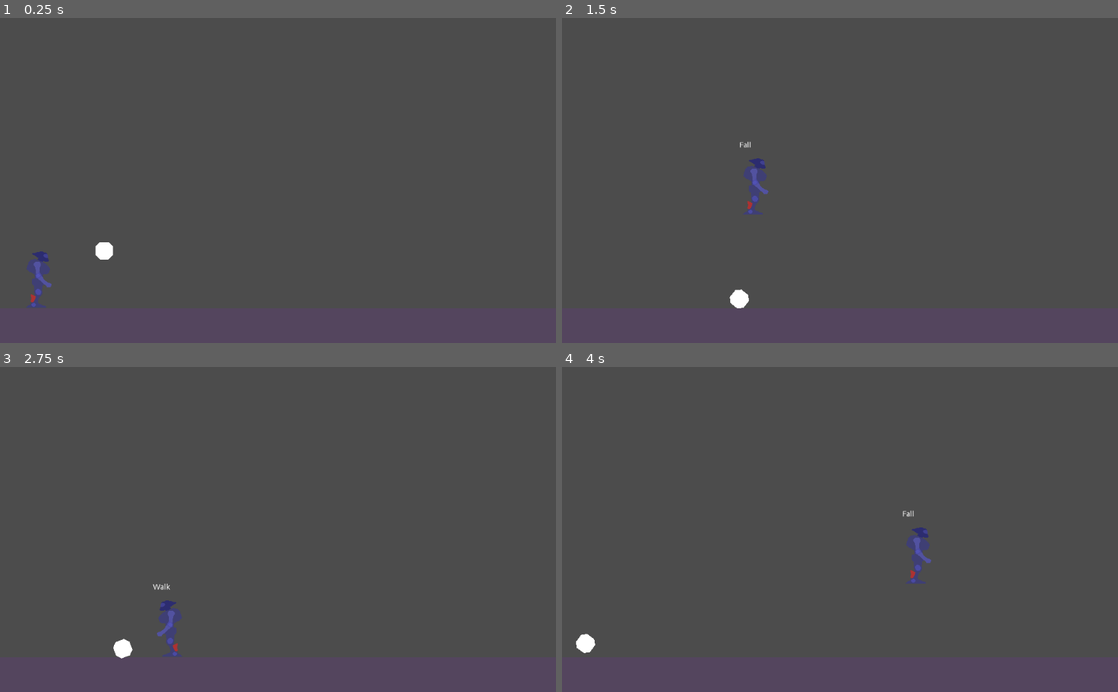
Above: before the commit, frames 1-4 (two rows, left to right).
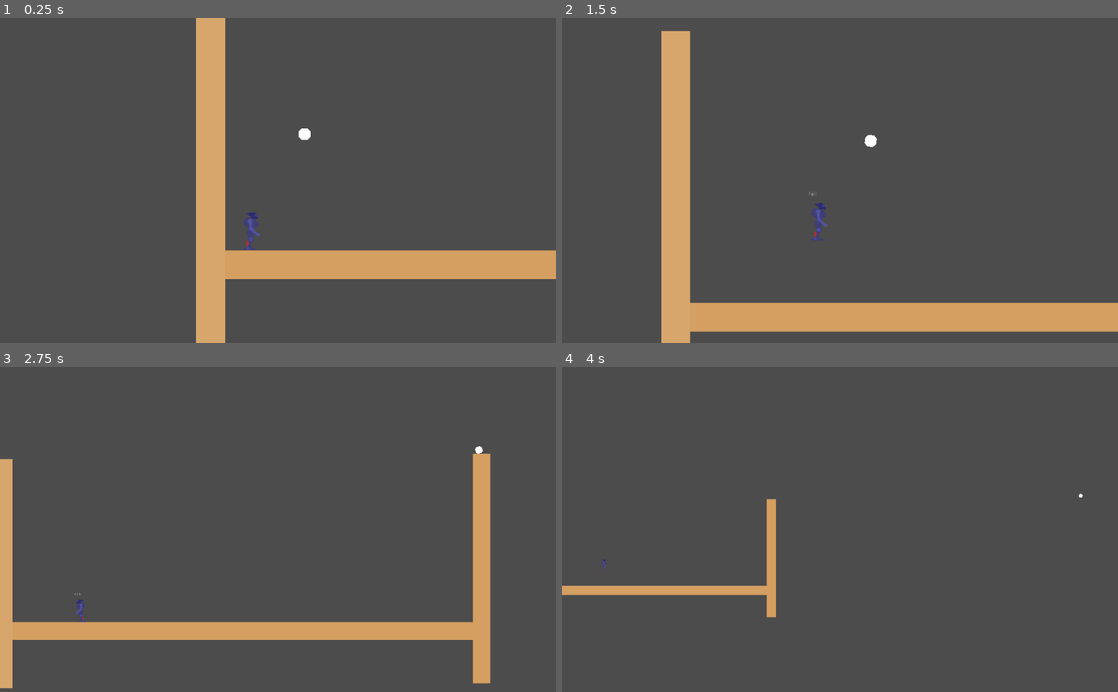
Above: after the commit, the same moments.

Repository: gioele-santi/MechGameJam
Game: Godot game, scene res://Level.tscn
The game is run twice, just before and just after one commit, with the same random seed, the same clock (stepped at 60 frames per second) and the same inputs. The project has no main scene, so this scene is started directly.
Inputs:
- Up to frame 1 (0.25 s): no input
- Up to frame 2 (1.5 s): hold Shift (kick) 0.53-1.28 s; hold D (move_right) from 0.53 s (still down); tap Space (jump) at 0.77 s; tap Shift (kick) at 1.35 s
- Up to frame 3 (2.75 s): tap Space (jump) at 1.52 s; release D (move_right) at 2.03 s; hold A (move_left) from 2.03 s (still down); hold Shift (kick) from 2.03 s (still down)
- Up to frame 4 (4 s): release A (move_left) at 2.78 s; release Shift (kick) at 2.78 s; hold D (move_right) from 2.78 s (still down); tap Shift (kick) at 2.85 s; tap Space (jump) at 3.02, 3.77 s; hold Shift (kick) from 3.53 s (still down)

The runs differ from the first frame. In frame 1, 11% of the frame differs, in the area x 4-100%, y 0-100%; in frame 2, 13%, in the area x 17-100%, y 3-100%; in frame 3, 9.0%; in frame 4, 2.3%.

Commit message:
Added ball respawn and improved kick

Diff:
--- a/Ball.gd
+++ b/Ball.gd
@@ -1,37 +1,36 @@
 extends RigidBody2D
 class_name MechBall
+
+signal out_of_reach
 
 var timer := 0.0
 var controllable := false setget set_controllable
 export var base_strength := 200.0
+var base_direction := Vector2(1,0)
 
-func _ready() -> void:
-	set_process(false)
 
 func _unhandled_input(event: InputEvent) -> void:
 	if event.is_action_pressed("kick"):
 		timer = 0.0
-		set_process(true)
 	elif event.is_action_released("kick"):
-		set_process(false)
-		var strength = base_strength + timer * 500.0
-		apply_impulse(Vector2.ZERO, get_input_direction() * strength)
+		var strength = base_strength + timer * 1000.0
+		var dir = get_input_direction()
+		if dir.length() <= 0:
+			dir = base_direction # in case of kick and no motion
+		apply_impulse(Vector2.ZERO, dir * strength)
 
 func _process(delta: float) -> void:
 	timer += delta
+	print(global_position)
+	if global_position.y < -400 or global_position.y > 600:
+		emit_signal("out_of_reach")
+		set_process(false)
 
 func get_input_direction() -> Vector2:
 	return Vector2(Input.get_action_strength("move_right")-Input.get_action_strength("move_left"),
 	Input.get_action_strength("move_down")-Input.get_action_strength("move_up")).normalized()
 
-#func get_thrown(direction: Vector2, stength: float = 2500.0) -> void:
-#	#offset should be on point of contact
-#	apply_impulse(Vector2.ZERO, direction * strength)
-
-
 func set_controllable(value: bool) -> void:
 	controllable = value
 	set_process_unhandled_input(controllable)
 	print("Ball is controllable:" + str(value))
-
-# when setting controllable I need the player to send itsposition so I can guaess the direction in case of not running player (if not running I have no direction.x
--- /dev/null
+++ b/Camera/MultiTargetCamera.gd
@@ -0,0 +1,51 @@
+extends Camera2D
+class_name MultiTargetCamera
+
+export var move_speed := 0.5  # camera position lerp speed
+
+export var zoom_speed := 0.25  # camera zoom lerp speed
+
+export var min_zoom := 1.5  # camera won't zoom closer than this
+
+export var max_zoom := 5  # camera won't zoom farther than this
+
+export var margin := Vector2(400, 200)  # include some buffer area around targets
+
+
+var targets = []  # Array of targets to be tracked.
+
+
+onready var screen_size := get_viewport_rect().size
+
+func _process(delta) -> void:
+	if !targets:
+		return
+	# Keep the camera centered between the targets
+
+	var p = Vector2.ZERO
+	for target in targets:
+		p += target.position
+	p /= targets.size()
+	position = lerp(position, p, move_speed)
+	# Find the zoom that will contain all targets
+
+	var r = Rect2(position, Vector2.ONE)
+	for target in targets:
+		r = r.expand(target.position)
+	r = r.grow_individual(margin.x, margin.y, margin.x, margin.y)
+#    var d = max(r.size.x, r.size.y)
+	var z
+	if r.size.x > r.size.y * screen_size.aspect():
+		z = clamp(r.size.x / screen_size.x, min_zoom, max_zoom)
+	else:
+		z = clamp(r.size.y / screen_size.y, min_zoom, max_zoom)
+	zoom = lerp(zoom, Vector2.ONE * z, zoom_speed)
+
+func add_target(t: Node2D) -> void:
+	if not t in targets:
+		targets.append(t)
+
+func remove_target(t: Node2D) -> void:
+	var index = targets.find(t)
+	if index != -1:
+		targets.remove(index)
--- /dev/null
+++ b/Level.gd
@@ -0,0 +1,32 @@
+extends Node2D
+class_name Level
+
+export (PackedScene) var ball_scene: PackedScene
+var ball : MechBall = null
+onready var mech := $Mech
+
+onready var camera : MultiTargetCamera = $Camera2D
+
+func _ready() -> void:
+	camera.add_target(mech)
+	spawn_ball()
+
+func spawn_ball() -> void:
+	if ball != null:
+		camera.remove_target(ball)
+		yield(get_tree().create_timer(1.0), "timeout")
+		ball.queue_free()
+		ball = null
+
+
+	ball = ball_scene.instance()
+	ball.connect("out_of_reach", self, "spawn_ball")
+
+	add_child(ball)
+	ball.global_position = mech.ball_spawn.global_position
+
+	camera.add_target(ball)
+
+# Called every frame. 'delta' is the elapsed time since the previous frame.
+#func _process(delta: float) -> void:
+#	pass
--- a/Level.tscn
+++ b/Level.tscn
@@ -1,12 +1,24 @@
-[gd_scene load_steps=4 format=2]
+[gd_scene load_steps=6 format=2]
 
 [ext_resource path="res://Mech/Mech.tscn" type="PackedScene" id=1]
 [ext_resource path="res://Ball.tscn" type="PackedScene" id=2]
+[ext_resource path="res://Camera/MultiTargetCamera.gd" type="Script" id=3]
+[ext_resource path="res://Level.gd" type="Script" id=4]
 
 [sub_resource type="RectangleShape2D" id=1]
 extents = Vector2( 528, 40 )
 
 [node name="Level" type="Node2D"]
+script = ExtResource( 4 )
+ball_scene = ExtResource( 2 )
+
+[node name="Camera2D" type="Camera2D" parent="."]
+position = Vector2( 512, 232 )
+current = true
+script = ExtResource( 3 )
+
+[node name="Mech" parent="." instance=ExtResource( 1 )]
+position = Vector2( 72, 472 )
 
 [node name="Ground" type="StaticBody2D" parent="."]
 position = Vector2( 528, 576 )
@@ -18,11 +30,24 @@
 shape = SubResource( 1 )
 
 [node name="Polygon2D" type="Polygon2D" parent="Ground"]
-color = Color( 0.329412, 0.270588, 0.368627, 1 )
+color = Color( 0.831373, 0.623529, 0.380392, 1 )
+polygon = PoolVector2Array( 528, 40, 528, -40, -528, -40, -528, 40 )
+
+[node name="Ground4" type="StaticBody2D" parent="."]
+position = Vector2( 1584, 576 )
+__meta__ = {
+"_edit_group_": true
+}
+
+[node name="CollisionShape2D" type="CollisionShape2D" parent="Ground4"]
+shape = SubResource( 1 )
+
+[node name="Polygon2D" type="Polygon2D" parent="Ground4"]
+color = Color( 0.831373, 0.623529, 0.380392, 1 )
 polygon = PoolVector2Array( 528, 40, 528, -40, -528, -40, -528, 40 )
 
 [node name="Ground2" type="StaticBody2D" parent="."]
-position = Vector2( 1064, 288 )
+position = Vector2( 2152, 288 )
 rotation = 1.5708
 __meta__ = {
 "_edit_group_": true
@@ -32,7 +57,7 @@
 shape = SubResource( 1 )
 
 [node name="Polygon2D" type="Polygon2D" parent="Ground2"]
-color = Color( 0.329412, 0.270588, 0.368627, 1 )
+color = Color( 0.831373, 0.623529, 0.380392, 1 )
 polygon = PoolVector2Array( 528, 40, 528, -40, -528, -40, -528, 40 )
 
 [node name="Ground3" type="StaticBody2D" parent="."]
@@ -46,10 +71,5 @@
 shape = SubResource( 1 )
 
 [node name="Polygon2D" type="Polygon2D" parent="Ground3"]
-color = Color( 0.329412, 0.270588, 0.368627, 1 )
+color = Color( 0.843137, 0.65098, 0.423529, 1 )
 polygon = PoolVector2Array( 528, 40, 528, -40, -528, -40, -528, 40 )
-
-[node name="Mech" parent="." instance=ExtResource( 1 )]
-position = Vector2( 72, 472 )
-
-[node name="Ball" parent="." instance=ExtResource( 2 )]
--- a/Mech/Mech.gd
+++ b/Mech/Mech.gd
@@ -5,6 +5,7 @@
 onready var player := $AnimationPlayer
 onready var fsm := $FSM
 var state : int = 0
+onready var ball_spawn := $BallSpawn
 
 signal attack_completed
 
@@ -88,9 +89,9 @@
 func _on_fsm_change(state_path: String) -> void:
 	$StateLabel.text = fsm.state_name
 
-
 func _on_Foot_body_entered(body: Node) -> void:
 	if body is MechBall:
+		body.base_direction = direction.normalized()
 		body.controllable = true
 
 
--- a/Mech/Mech.tscn
+++ b/Mech/Mech.tscn
@@ -40,6 +40,9 @@
 __meta__ = {
 "_edit_use_anchors_": false
 }
+
+[node name="BallSpawn" type="Position2D" parent="."]
+position = Vector2( 145.819, -261.883 )
 
 [node name="CollisionShape2D" type="CollisionShape2D" parent="."]
 visible = false
--- a/project.godot
+++ b/project.godot
@@ -9,6 +9,11 @@
 config_version=4
 
 _global_script_classes=[ {
+"base": "Node2D",
+"class": "Level",
+"language": "GDScript",
+"path": "res://Level.gd"
+}, {
 "base": "KinematicBody2D",
 "class": "Mech",
 "language": "GDScript",
@@ -18,6 +23,11 @@
 "class": "MechBall",
 "language": "GDScript",
 "path": "res://Ball.gd"
+}, {
+"base": "Camera2D",
+"class": "MultiTargetCamera",
+"language": "GDScript",
+"path": "res://Camera/MultiTargetCamera.gd"
 }, {
 "base": "State",
 "class": "PlayerState",
@@ -35,8 +45,10 @@
 "path": "res://FSM/StateMachine.gd"
 } ]
 _global_script_class_icons={
+"Level": "",
 "Mech": "",
 "MechBall": "",
+"MultiTargetCamera": "",
 "PlayerState": "",
 "State": "",
 "StateMachine": ""
